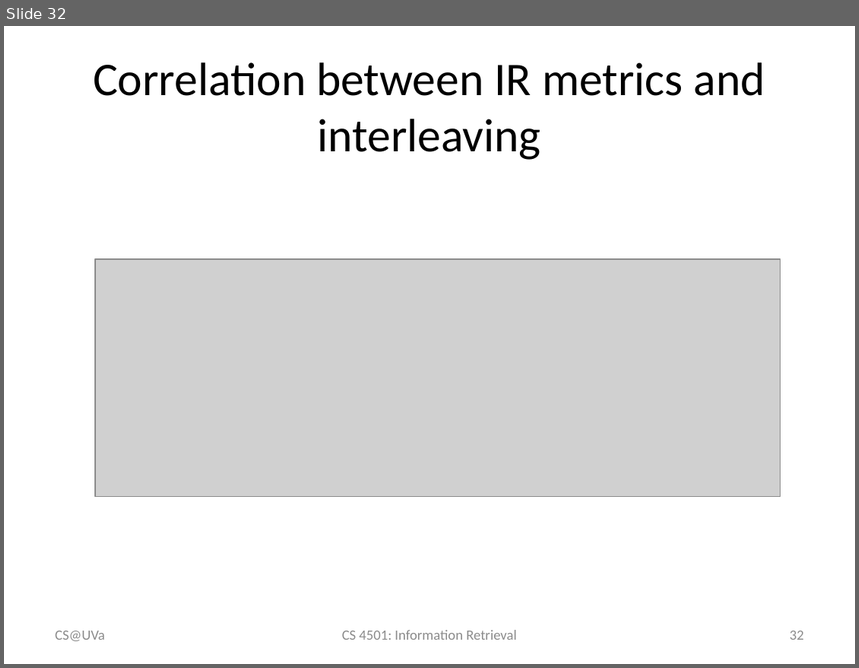
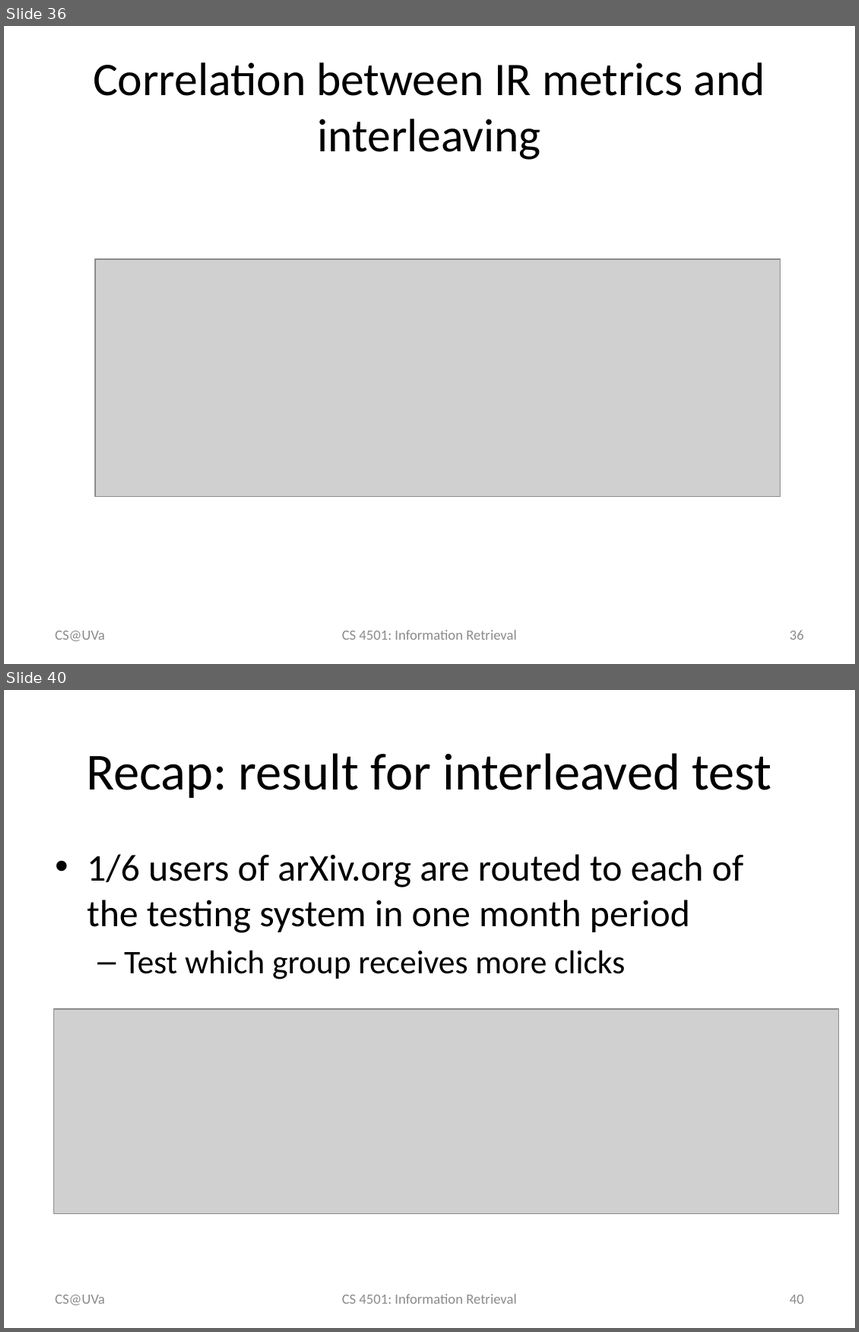
Before and after one commit to wang296/IR2015, a slide deck: docs/Modern Retrieval Evaluations.pptx. Shown one above the other, each under a label of ours: slide 32 before the commit, slides 36 and 40 after it; the slides between them are not shown. The pictures are 859x668 and 859x1332 pixels, drawn with LibreOffice and Linux fonts; fonts in the diff are those of the drawing; grey boxes stand for pictures. Boxes give left, top, right and bottom in pixels: in the first picture for what was removed or moved away, otherwise in the second. Text is boxed around its words. In the diff, an @@ line names an element or a change of style, - is before the commit and + after.

```diff
--- a/docs/Modern Retrieval Evaluations.pptx
+++ b/docs/Modern Retrieval Evaluations.pptx
@@ slide 40 added at bbox=[4, 690, 855, 1328], background #FFFFFF @@
@@ title added at bbox=[86, 753, 772, 798], 44 pt, text #000000 @@
+Recap: result for interleaved test
@@ text added at bbox=[87, 854, 743, 980], 32 pt, text #000000 @@
+• 1/6 users of arXiv.org are routed to each of the testing system in one month period
+  – Test which group receives more clicks
@@ picture added at bbox=[53, 1009, 839, 1214] @@
@@ text added at bbox=[55, 1295, 105, 1306], 12 pt, text #8C8C8C @@
+CS@UVa
@@ text added at bbox=[342, 1294, 516, 1304], 12 pt, text #8C8C8C @@
+CS 4501: Information Retrieval
@@ page number added at bbox=[790, 1295, 804, 1304], 12 pt, text #8C8C8C @@
+40
@@ what was slide 32 is now slide 36 @@
@@ page number at bbox=[790, 630, 804, 640]: text changed @@
-32
+36
```
Also in this commit, not shown: 2 slides changed, 9 other slides added, 7 other files.
